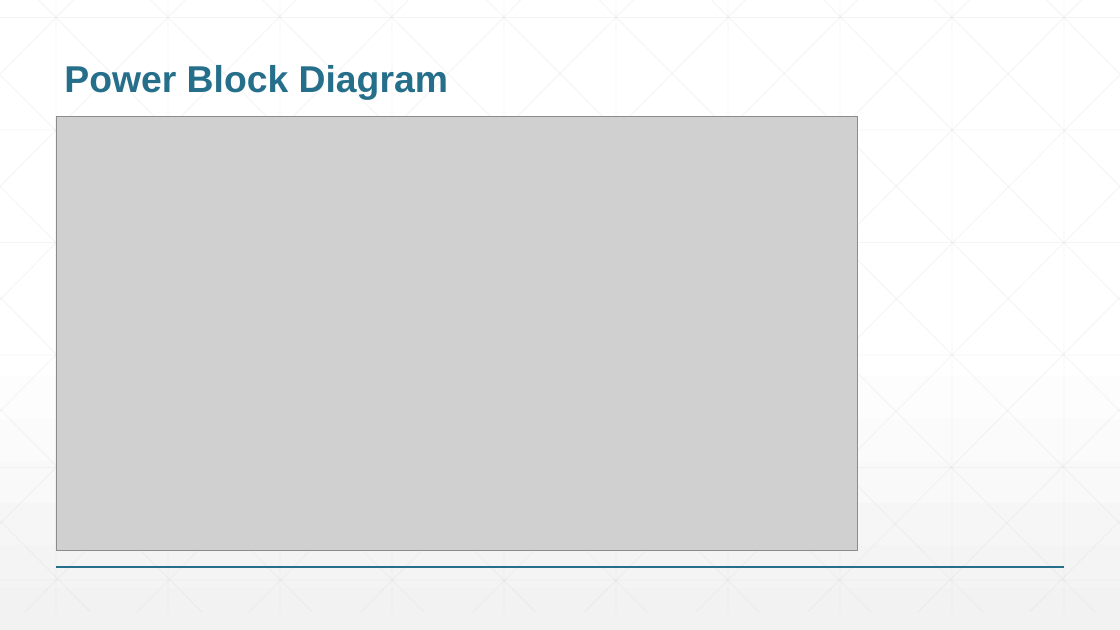
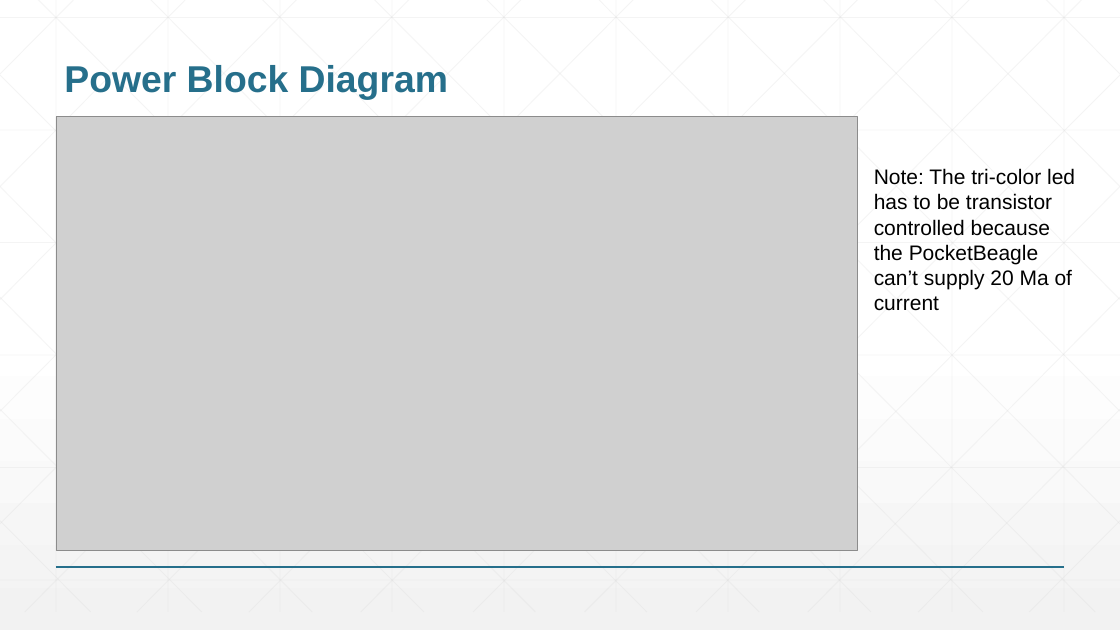
Before and after one commit to ajp03/ENGI301, a slide deck: slide 5 of project_01/docs/Pillar_ENGI301_project_01_proposal.pptx. Drawn at 1120x630 pixels with LibreOffice and Linux fonts; fonts in the diff are those of the drawing; grey boxes stand for pictures. Boxes give left, top, right and bottom in pixels: in the first picture for what was removed or moved away, otherwise in the second. Text is boxed around its words. In the diff, an @@ line names an element or a change of style, - is before the commit and + after.

```diff
--- a/project_01/docs/Pillar_ENGI301_project_01_proposal.pptx
+++ b/project_01/docs/Pillar_ENGI301_project_01_proposal.pptx
@@ text added at [874,168,1075,311], 18 pt, text #000000 @@
+Note: The tri-color led has to be transistor controlled because the PocketBeagle can’t supply 20 Ma of current
```
Also in this commit, not shown: 1 other slide changed.
